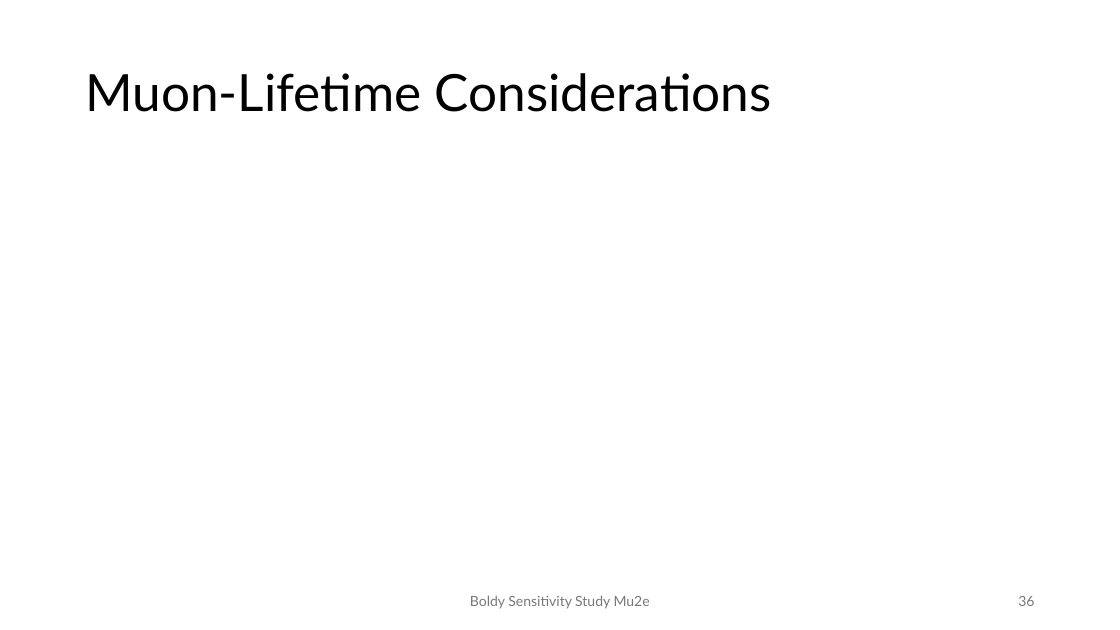
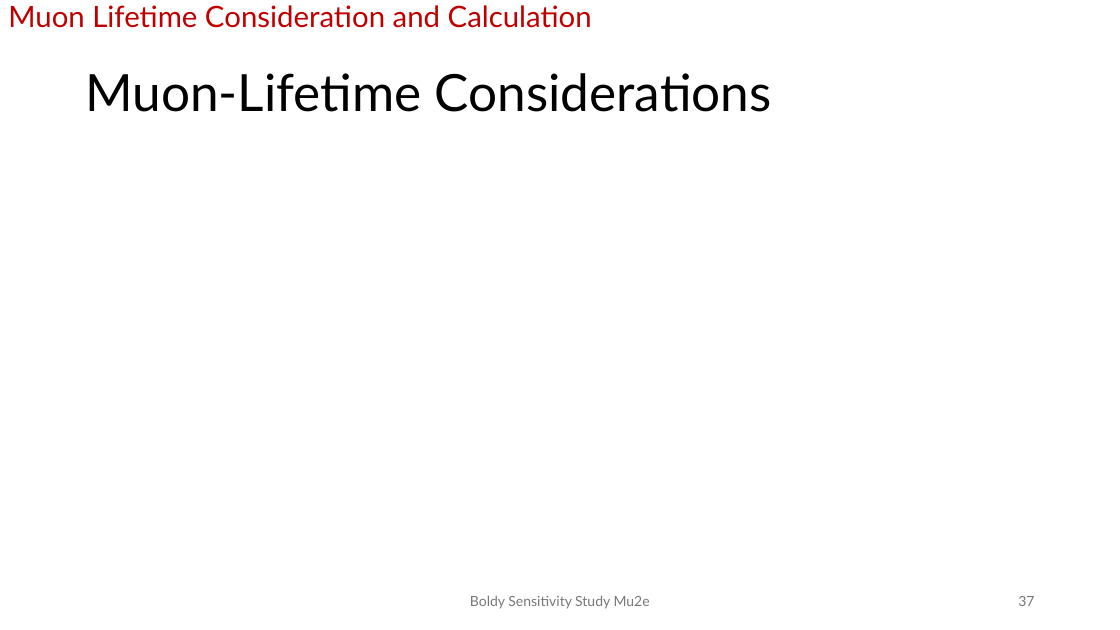
Before and after one commit to andrewboldy/DissertationAndProposalWriting, a slide deck: slide 37 of ProposalWriting/Presentation/BoldyProposalDefense [Autosaved].pptx (slide 36 before the commit). Drawn at 1120x630 pixels with LibreOffice and Linux fonts; fonts in the diff are those of the drawing. Boxes give left, top, right and bottom in pixels: in the first picture for what was removed or moved away, otherwise in the second. Text is boxed around its words. In the diff, an @@ line names an element or a change of style, - is before the commit and + after.

```diff
--- a/ProposalWriting/Presentation/BoldyProposalDefense [Autosaved].pptx
+++ b/ProposalWriting/Presentation/BoldyProposalDefense [Autosaved].pptx
@@ text added at (8,5,592,28), 25.2 pt, text #C00000 @@
+Muon Lifetime Consideration and Calculation
@@ page number at (1018,596,1034,606): text changed @@
-36
+37
```
Also in this commit, not shown: 25 other slides changed, 1 slide added.
